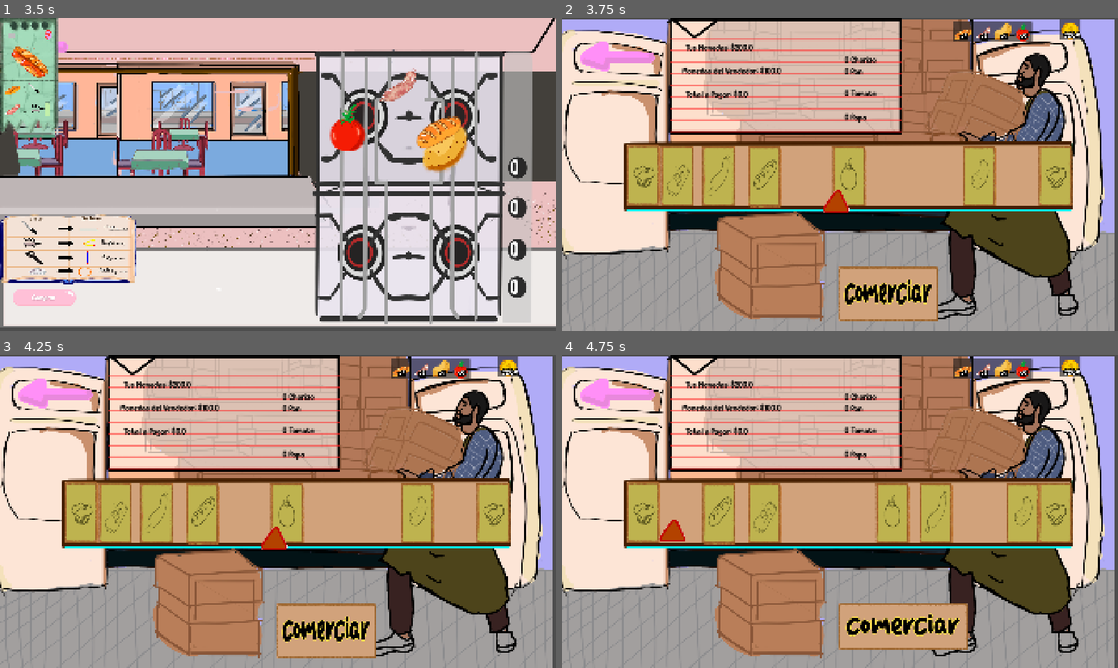
Above: before the commit, frames 1-4 (two rows, left to right).
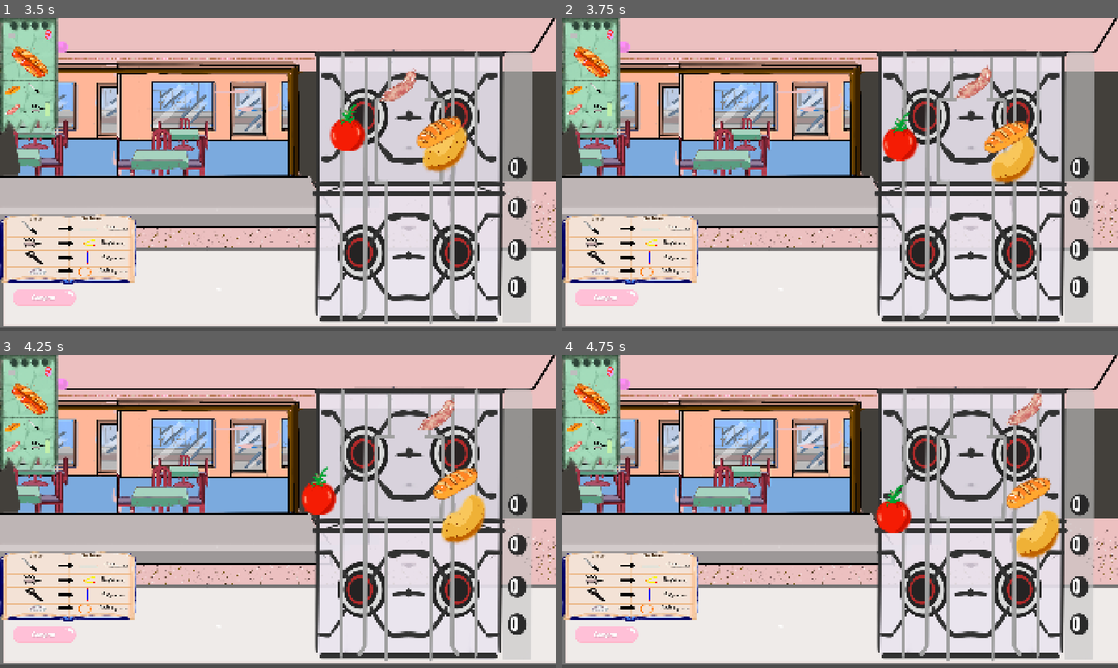
Above: after the commit, the same moments.

Repository: KimHana1/chorikazam
Game: Godot game, scene res://Escenas/control.tscn
The game is run twice, just before and just after one commit, with the same random seed, the same clock (stepped at 60 frames per second) and the same inputs.
Inputs (mouse positions are in pixels of both pictures, inside the frame that each line leads up to):
- Up to frame 1 (3.5 s): click (272, 121) at 0.5 s; click (266, 246) at 1.25 s; click (372, 89) at 2 s; click (266, 252) at 2.75 s
- Up to frame 2 (3.75 s): click (606, 305) at 3.5 s
- Up to frame 3 (4.25 s): no input
- Up to frame 4 (4.75 s): click (890, 630) at 4.27 s

Frame 1 is identical in both runs. In frame 2, 94% of the frame differs, in the area x 0-100%, y 0-100%; in frame 3, 94%; in frame 4, 94%.

Commit message:
ya hay tickets en una misma escena y van a su cliente correspondiente

Diff:
--- a/Escenas/cocina.tscn
+++ b/Escenas/cocina.tscn
@@ -170,12 +170,9 @@
 [node name="HBoxContainer" type="HBoxContainer" parent="soga" unique_id=1763440964]
 custom_minimum_size = Vector2(0, 150)
 layout_mode = 1
-anchors_preset = -1
-anchor_left = 0.2277778
-anchor_top = 0.500001
-anchor_right = 34.928677
-anchor_bottom = 0.5000332
-offset_right = -63637.98
+anchors_preset = 15
+anchor_right = 1.0
+anchor_bottom = 1.0
 grow_horizontal = 2
 grow_vertical = 2
 scale = Vector2(56.493027, -536167.75)
--- a/Escenas/ticket.tscn
+++ b/Escenas/ticket.tscn
@@ -4,7 +4,6 @@
 [ext_resource type="Texture2D" uid="uid://cb3p6kvni554o" path="res://Sprites/botones/cerrar+ (1).png" id="2_tvjgq"]
 
 [node name="Ticket" type="Control" unique_id=1180696498]
-custom_minimum_size = Vector2(90, 150)
 layout_mode = 3
 anchors_preset = 0
 script = ExtResource("1_e54rb")
@@ -12,7 +11,7 @@
 metadata/_edit_horizontal_guides_ = [152.0]
 
 [node name="TicketMini" type="TextureButton" parent="." unique_id=452727633]
-custom_minimum_size = Vector2(90, 150)
+custom_minimum_size = Vector2(80, 120)
 layout_mode = 1
 anchors_preset = 15
 anchor_right = 1.0
--- a/Script/cocina.gd
+++ b/Script/cocina.gd
@@ -95,6 +95,9 @@
 		var ticket = ticket_scene.instantiate()
 
 		soga_contenedor.add_child(ticket)
+		print("Ticket agregado")
+		print(ticket)
+		print(ticket.size)
 
 		if ticket.has_method("cargar_ticket"):
 			ticket.cargar_ticket(pedido)
